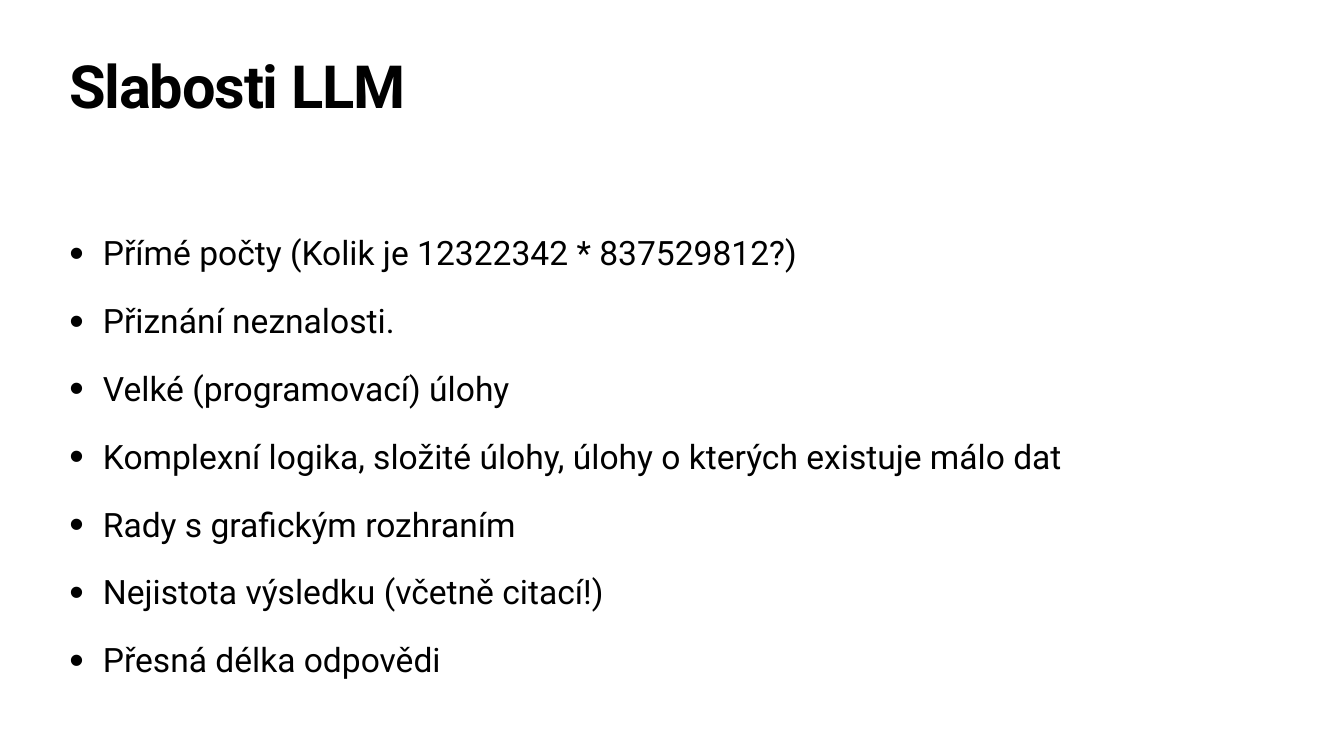
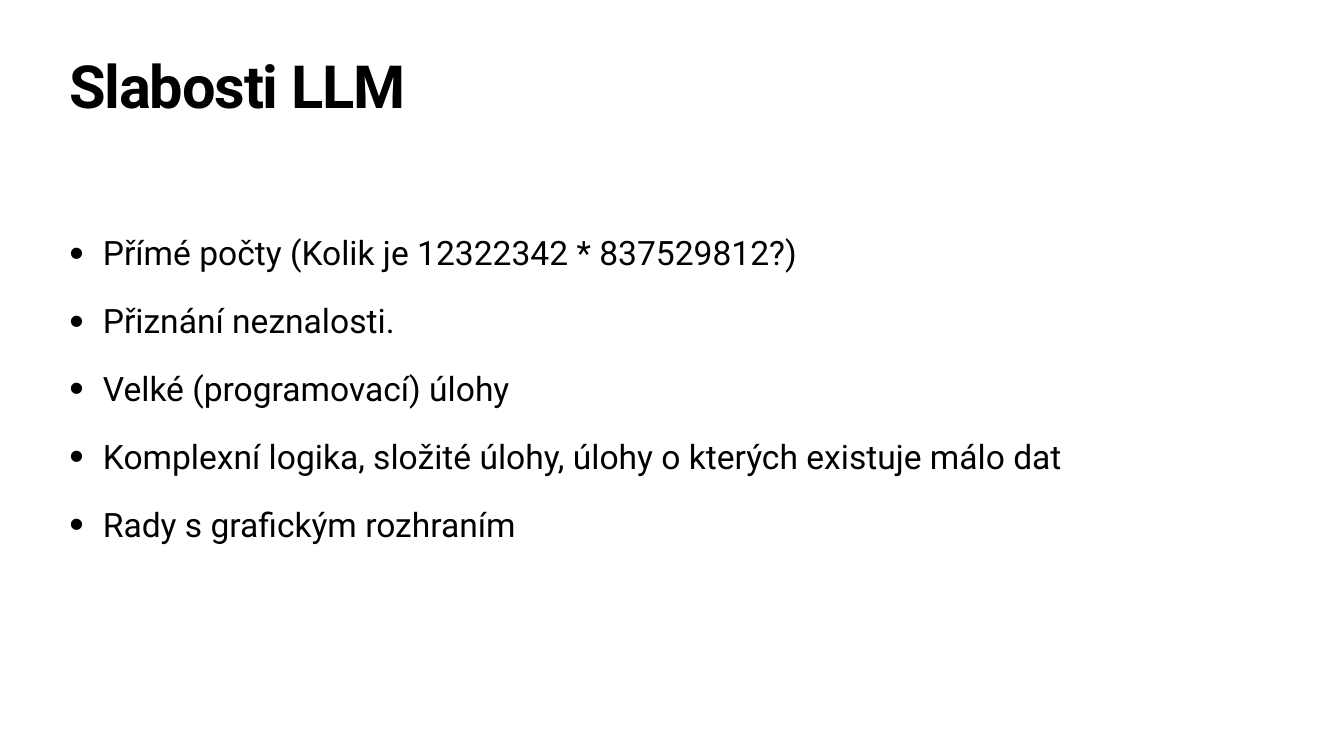
Before and after one commit to hamacekh/Lipnice, a slide deck: slide 23 of 2024/big-data/BigData.pptx (slide 20 before the commit). Drawn at 1344x756 pixels with LibreOffice and Linux fonts; fonts in the diff are those of the drawing. Boxes give left, top, right and bottom in pixels: in the first picture for what was removed or moved away, otherwise in the second. Text is boxed around its words. In the diff, an @@ line names an element or a change of style, - is before the commit and + after.

```diff
--- a/2024/big-data/BigData.pptx
+++ b/2024/big-data/BigData.pptx
@@ text at <box>103,577,603,679</box>: paragraphs removed @@
-• Nejistota výsledku (včetně citací!)
-• Přesná délka odpovědi
```
Also in this commit, not shown: 5 other slides changed, 9 slides added, 1 slide removed, 2 other files.
